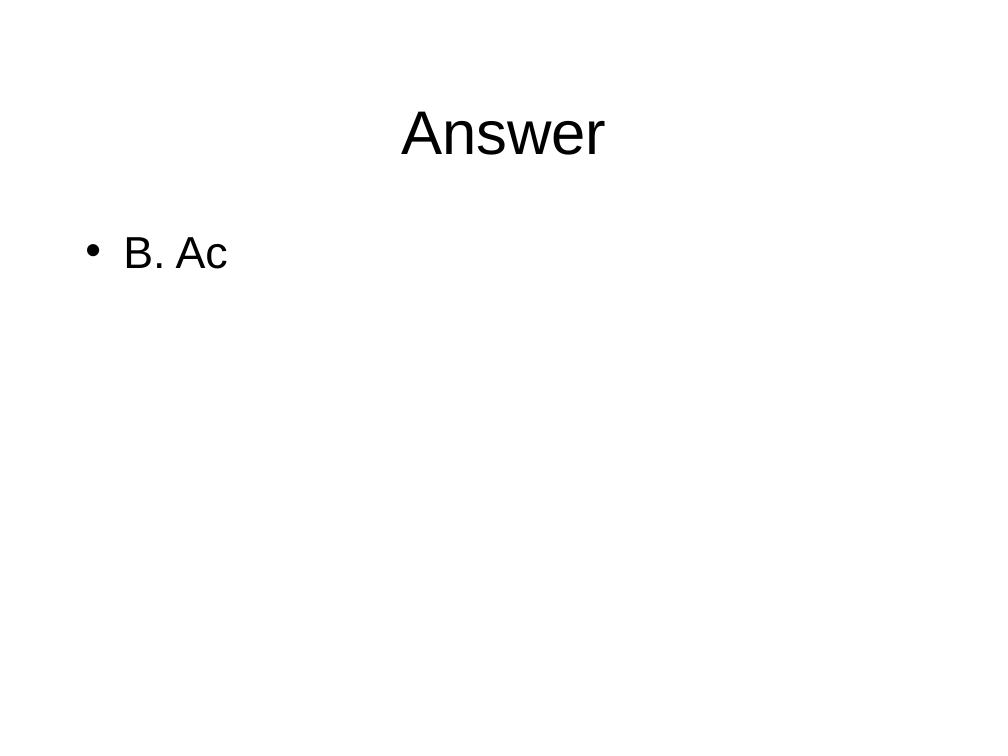
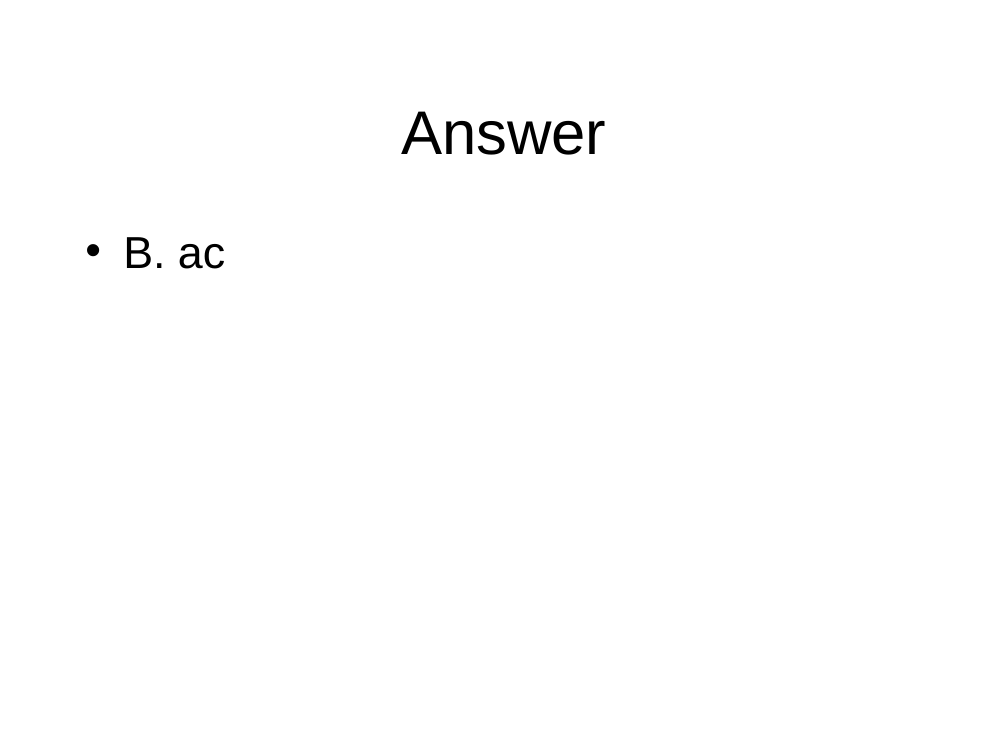
Before and after one commit to octaviordz/zjnu2017.github.io, a slide deck: slide 33 of OOP/lectures/020--Java.Basics.ppt. Drawn at 1008x756 pixels with LibreOffice and Linux fonts; fonts in the diff are those of the drawing. Boxes give left, top, right and bottom in pixels: in the first picture for what was removed or moved away, otherwise in the second. Text is boxed around its words. In the diff, an @@ line names an element or a change of style, - is before the commit and + after.

```diff
--- a/OOP/lectures/020--Java.Basics.ppt
+++ b/OOP/lectures/020--Java.Basics.ppt
@@ text at [123, 237, 225, 269]: text changed @@
-• B. Ac
+• B. ac
```
Also in this commit, not shown: 2 other slides changed, 2 other files.
